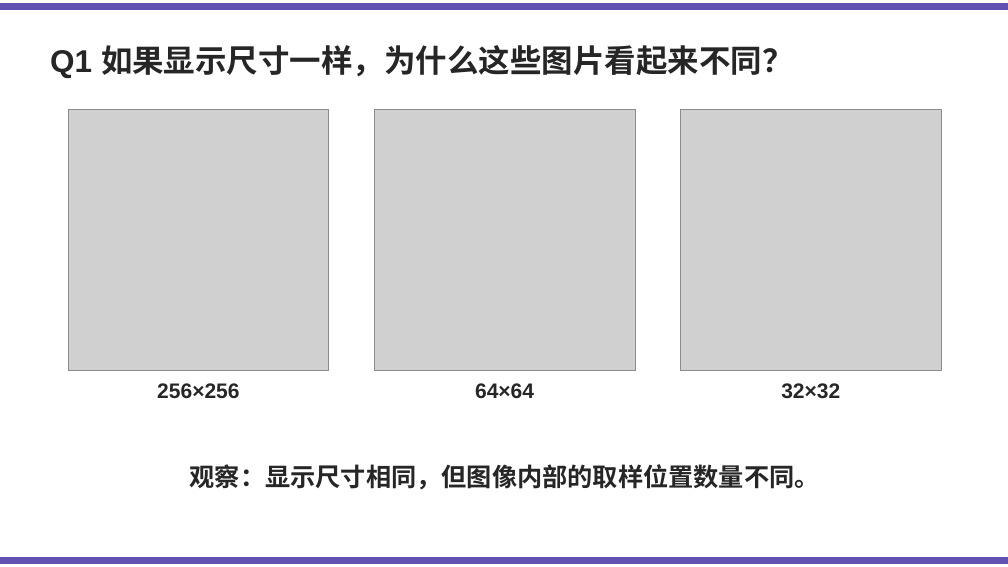
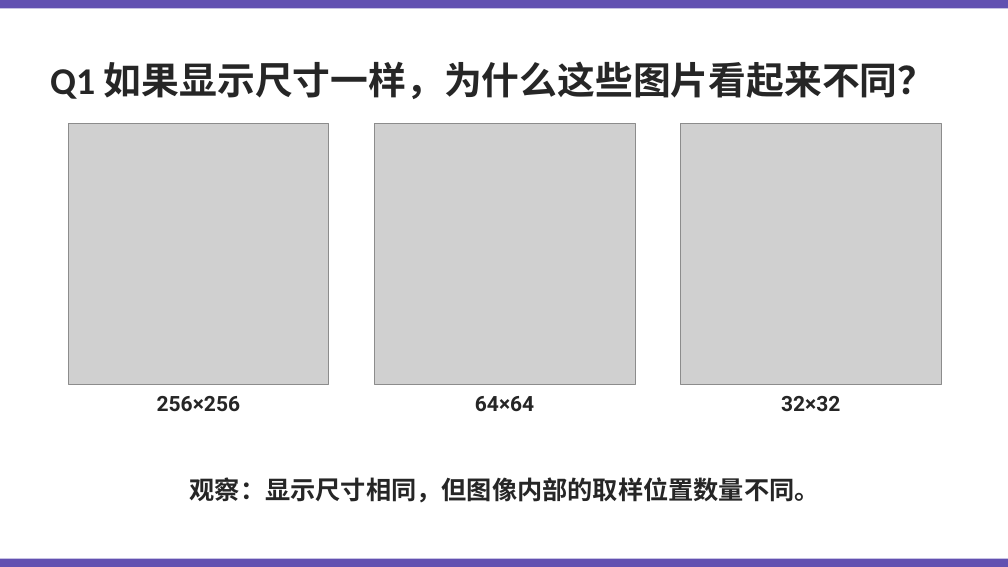
Before and after one commit to Kunonepeng/shtick, a slide deck: slide 4 of 1-2-encoding/1-2-3-image-encoding/image-encoding-v1.pptx. Drawn at 1008x567 pixels with LibreOffice and Linux fonts; fonts in the diff are those of the drawing; grey boxes stand for pictures. Boxes give left, top, right and bottom in pixels: in the first picture for what was removed or moved away, otherwise in the second. Text is boxed around its words. In the diff, an @@ line names an element or a change of style, - is before the commit and + after.

Commit message:
Fix image encoding deck style and lesson status

```diff
--- a/1-2-encoding/1-2-3-image-encoding/image-encoding-v1.pptx
+++ b/1-2-encoding/1-2-3-image-encoding/image-encoding-v1.pptx
@@ rectangle moved from (x1=0, y1=4, x2=1008, y2=10) to (x1=0, y1=0, x2=1008, y2=8) @@
@@ rectangle at (x1=0, y1=0, x2=1008, y2=8): outline #6251B1 1 pt to none @@
@@ text "Q1 如果显示尺寸一样，为什么这些图片看起来不同？" moved from (x1=50, y1=45, x2=794, y2=78) to (x1=50, y1=62, x2=936, y2=99) @@
@@ text "Q1 如果显示尺寸一样，为什么这些图片看起来不同？" at (x1=50, y1=62, x2=936, y2=99): size 30 to 36 pt, font Arial to Calibri @@
@@ font Arial to Roboto in 3 elements at (x1=157, y1=396, x2=240, y2=411), (x1=475, y1=396, x2=534, y2=411), (x1=781, y1=396, x2=840, y2=411) @@
@@ 4 texts, 3 pictures moved together from (x1=68, y1=110, x2=941, y2=490) to (x1=68, y1=123, x2=941, y2=503) @@
@@ text "观察：显示尺寸相同，但图像内部的取样位置数量不同。" at (x1=190, y1=477, x2=820, y2=503): font Arial to Calibri @@
@@ rectangle at (x1=0, y1=559, x2=1008, y2=567): outline #6251B1 1 pt to none @@
@@ rectangle moved from (x1=0, y1=557, x2=1008, y2=563) to (x1=0, y1=559, x2=1008, y2=567) @@
```
Also in this commit, not shown: 25 other slides changed, 2 other files.
